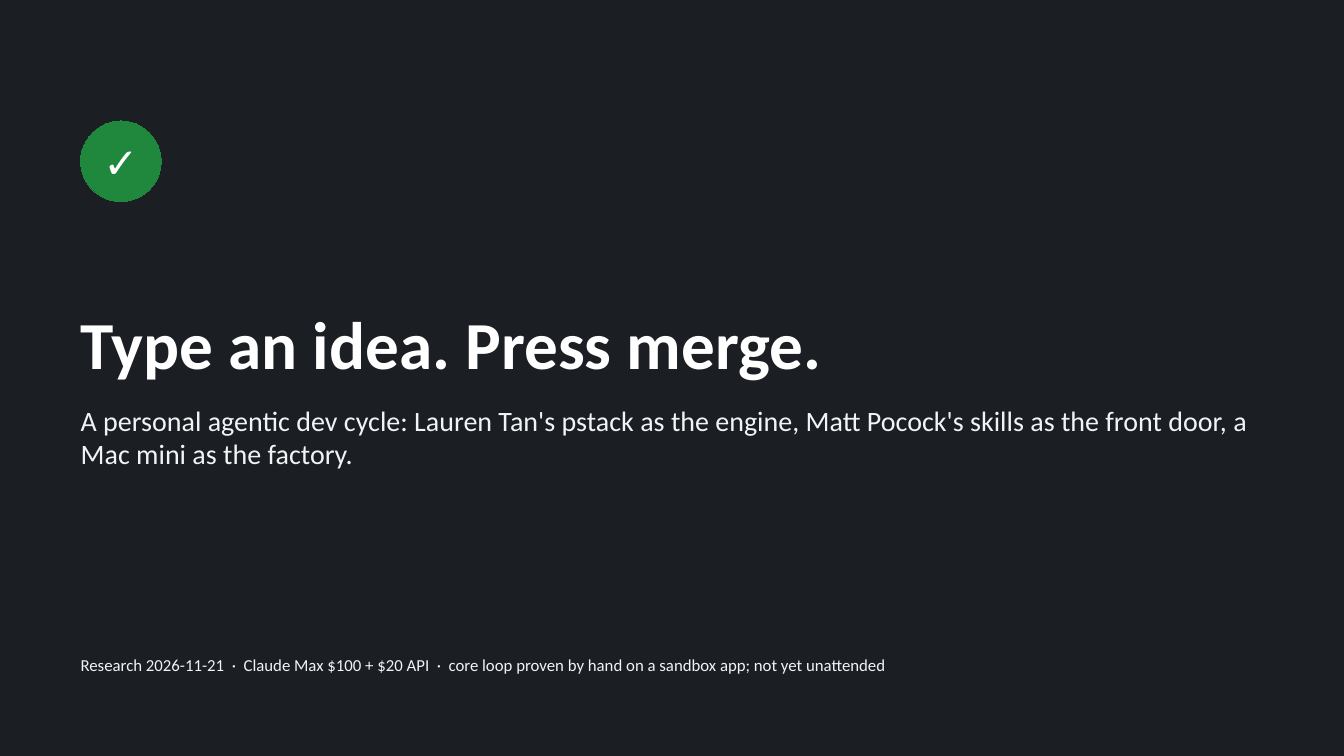
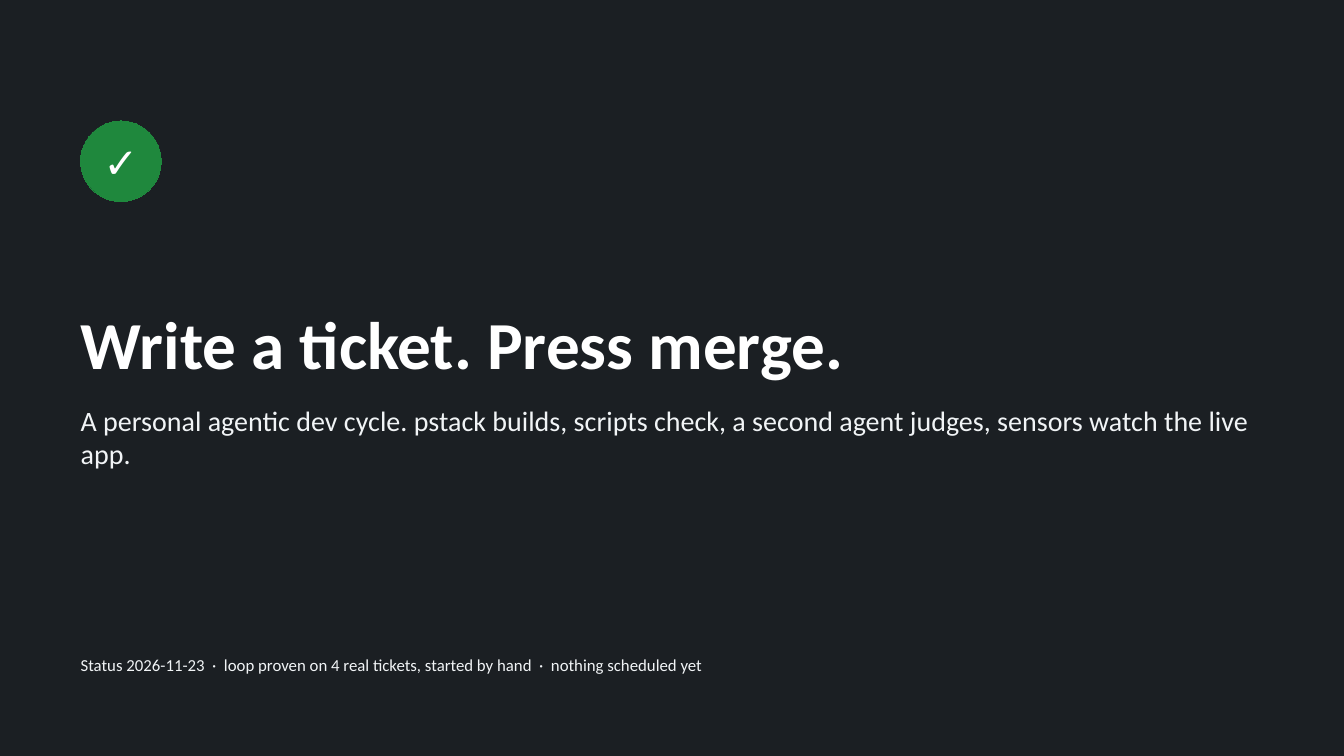
Before and after one commit to Chenophobia/Achentic, a slide deck: slide 1 of Agentic dev cycle.pptx. Drawn at 1344x756 pixels with LibreOffice and Linux fonts; fonts in the diff are those of the drawing. Boxes give left, top, right and bottom in pixels: in the first picture for what was removed or moved away, otherwise in the second. Text is boxed around its words. In the diff, an @@ line names an element or a change of style, - is before the commit and + after.

```diff
--- a/Agentic dev cycle.pptx
+++ b/Agentic dev cycle.pptx
@@ title at box(81, 321, 843, 381): text changed @@
-Type an idea. Press merge.
+Write a ticket. Press merge.
@@ text at box(81, 411, 1248, 469): text changed @@
-A personal agentic dev cycle: Lauren Tan's pstack as the engine, Matt Pocock's skills as the front door, a Mac mini as the factory.
+A personal agentic dev cycle. pstack builds, scripts check, a second agent judges, sensors watch the live app.
@@ text at box(81, 659, 702, 674): text changed @@
-Research 2026-11-21 · Claude Max $100 + $20 API · core loop proven by hand on a sandbox app; not yet unattended
+Status 2026-11-23 · loop proven on 4 real tickets, started by hand · nothing scheduled yet
```
Also in this commit, not shown: 11 slides added, 11 slides removed, 2 other files.
